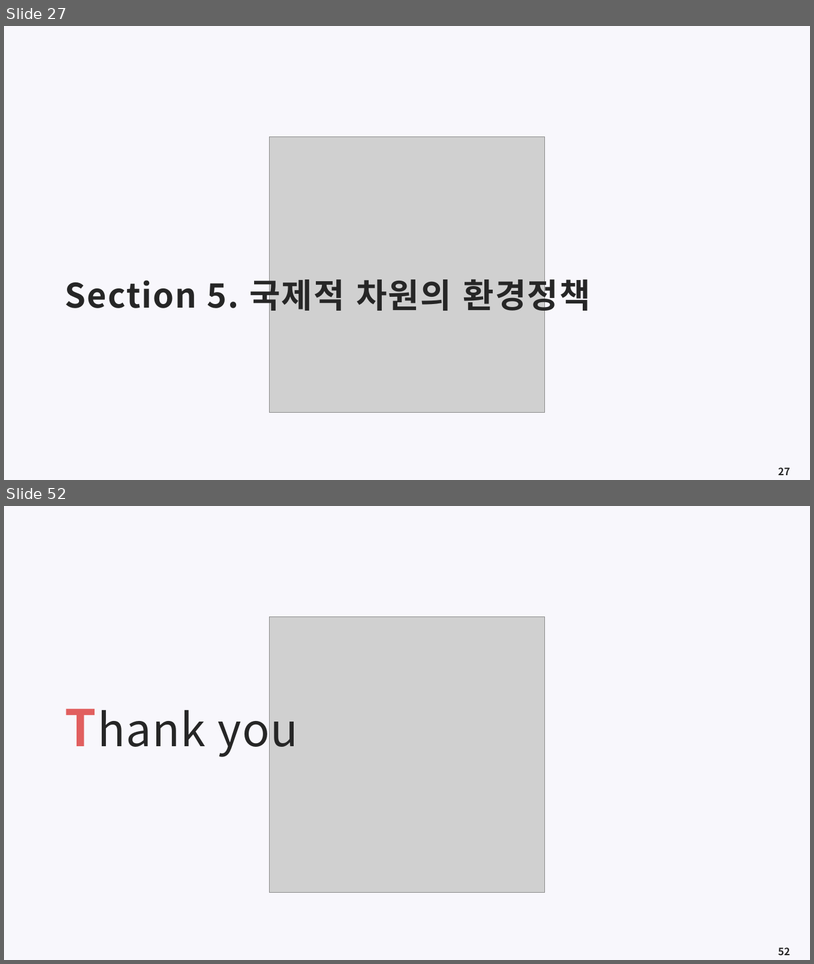
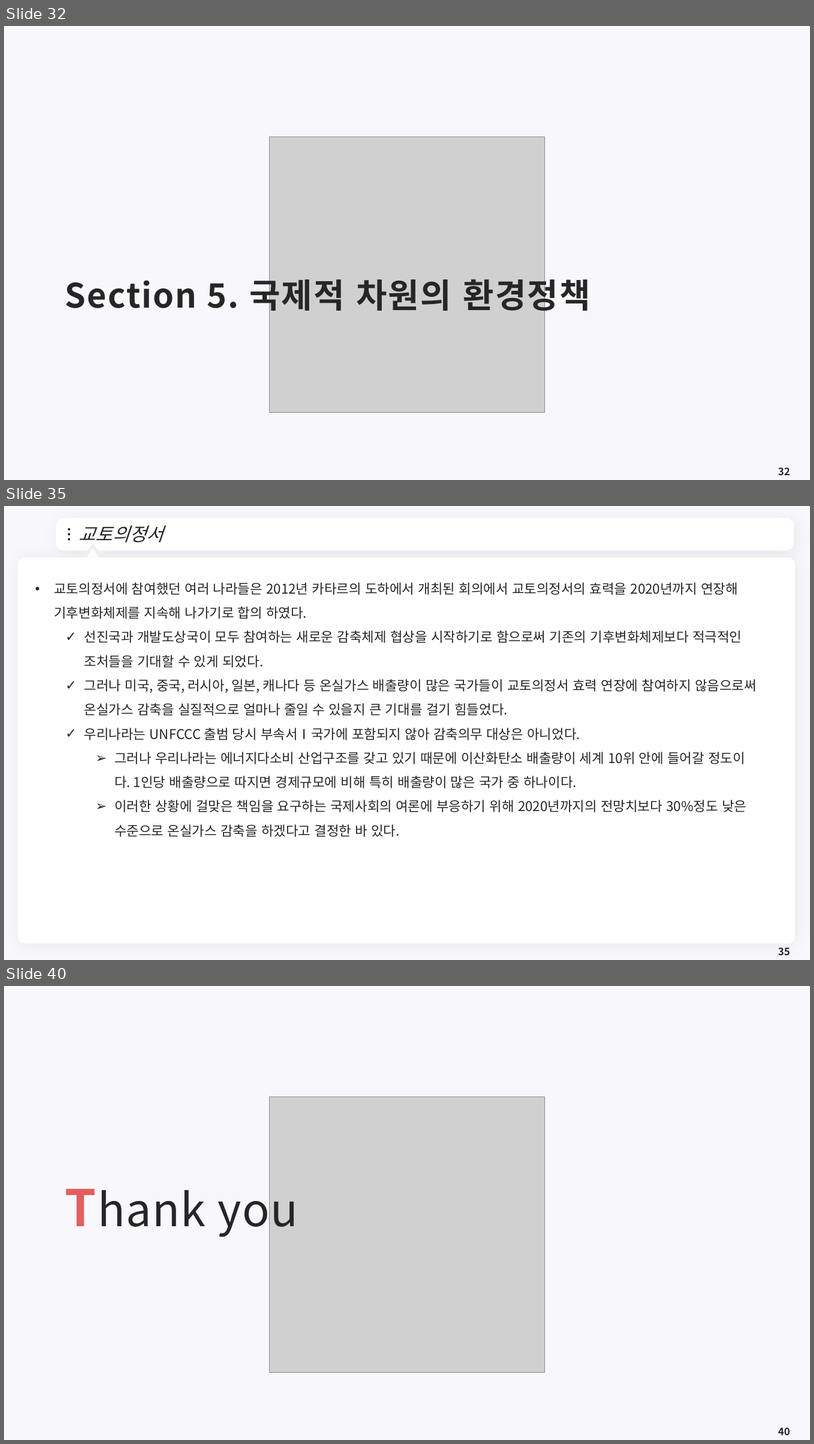
Before and after one commit to meandthey/Teaching, a slide deck: 재정학/01_Lectures/재정학_Chapter_7.pptx. Shown one above the other, each under a label of ours: slides 27 and 52 before the commit, slides 32, 35 and 40 after it; the slides between them are not shown. The pictures are 814x964 and 814x1444 pixels, drawn with LibreOffice and Linux fonts; fonts in the diff are those of the drawing; grey boxes stand for pictures; background and template pictures are left out. Boxes give left, top, right and bottom in pixels: in the first picture for what was removed or moved away, otherwise in the second. Text is boxed around its words. In the diff, an @@ line names an element or a change of style, - is before the commit and + after.

```diff
--- a/재정학/01_Lectures/재정학_Chapter_7.pptx
+++ b/재정학/01_Lectures/재정학_Chapter_7.pptx
@@ slide 35 added at <box>4,506,810,960</box>, background #F8F7FC @@
@@ freeform shape added at <box>59,521,792,548</box>, fill #FFFFFF, outline #FFFFFF 7.25 pt @@
@@ ellipse added at <box>68,528,71,531</box>, fill #262626 @@
@@ ellipse added at <box>68,533,71,535</box>, fill #262626 @@
@@ ellipse added at <box>68,538,71,540</box>, fill #262626 @@
@@ title added at <box>78,525,163,543</box>, 22 pt, text #262626, italic @@
+교토의정서
@@ freeform shape added at <box>776,530,783,539</box>, fill #FFFFFF @@
@@ rounded rectangle added at <box>18,558,796,943</box>, fill #FFFFFF @@
@@ triangle added at <box>86,550,99,562</box>, fill #FFFFFF, outline #FFFFFF 3.75 pt @@
@@ text added at <box>54,582,757,837</box>, 16 pt, text #262626 @@
+• 교토의정서에 참여했던 여러 나라들은 2012년 카타르의 도하에서 개최된 회의에서 교토의정서의 효력을 2020년까지 연장해 기후변화체제를 지속해 나가기로 합의 하였다.
+  ✓ 선진국과 개발도상국이 모두 참여하는 새로운 감축체제 협상을 시작하기로 함으로써 기존의 기후변화체제보다 적극적인 조처들을 기대할 수 있게 되었다.
+  ✓ 그러나 미국, 중국, 러시아, 일본, 캐나다 등 온실가스 배출량이 많은 국가들이 교토의정서 효력 연장에 참여하지 않음으로써 온실가스 감축을 실질적으로 얼마나 줄일 수 있을지 큰 기대를 걸기 힘들었다.
+  ✓ 우리나라는 UNFCCC 출범 당시 부속서Ⅰ국가에 포함되지 않아 감축의무 대상은 아니었다.
+    ➢ 그러나 우리나라는 에너지다소비 산업구조를 갖고 있기 때문에 이산화탄소 배출량이 세계 10위 안에 들어갈 정도이다. 1인당 배출량으로 따지면 경제규모에 비해 특히 배출량이 많은 국가 중 하나이다.
+    ➢ 이러한 상황에 걸맞은 책임을 요구하는 국제사회의 여론에 부응하기 위해 2020년까지의 전망치보다 30%정도 낮은 수준으로 온실가스 감축을 하겠다고 결정한 바 있다.
@@ page number added at <box>779,947,791,955</box>, 12 pt, text #262626, bold @@
+35
@@ what was slide 27 is now slide 32 @@
@@ page number at <box>779,467,791,475</box>: text changed @@
-27
+32
@@ what was slide 52 is now slide 40 @@
@@ page number at <box>779,1427,791,1435</box>: text changed @@
-52
+40
```
Also in this commit, not shown: 9 slides changed, 3 other slides added, 16 slides removed, 11 other files.
